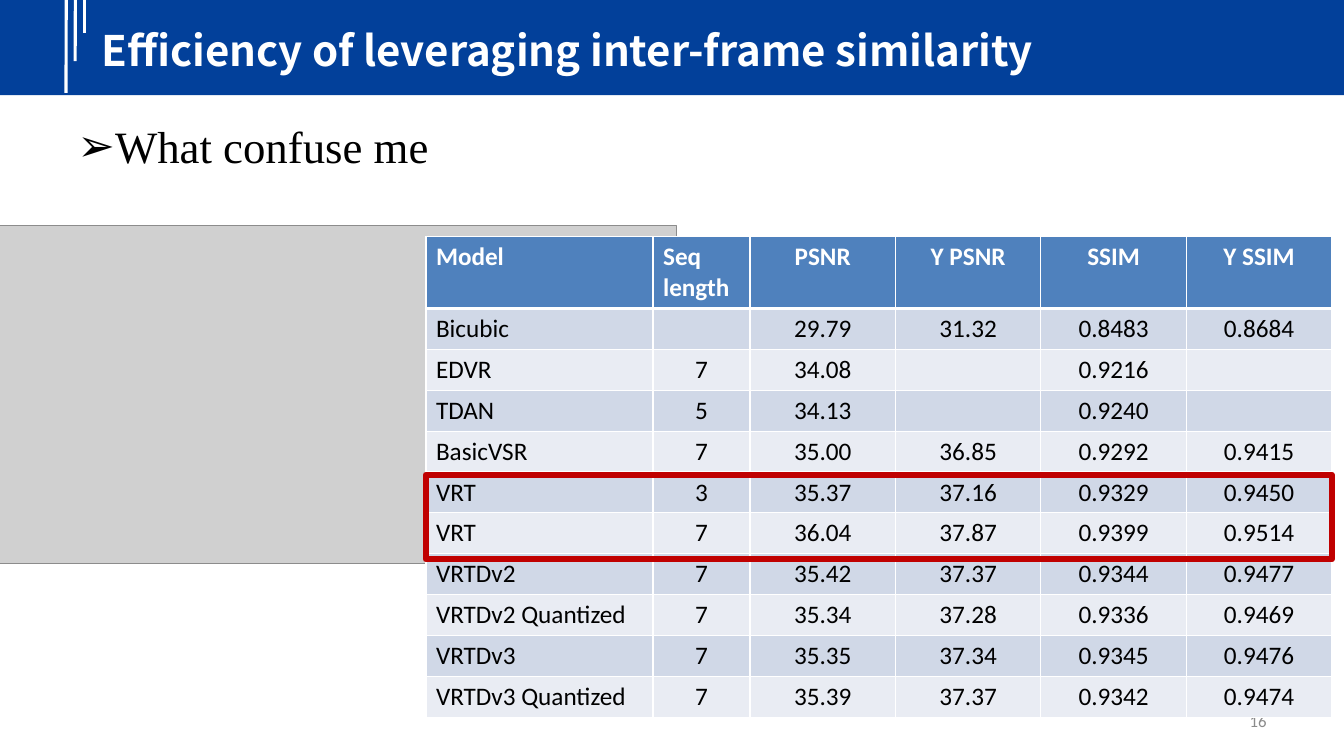
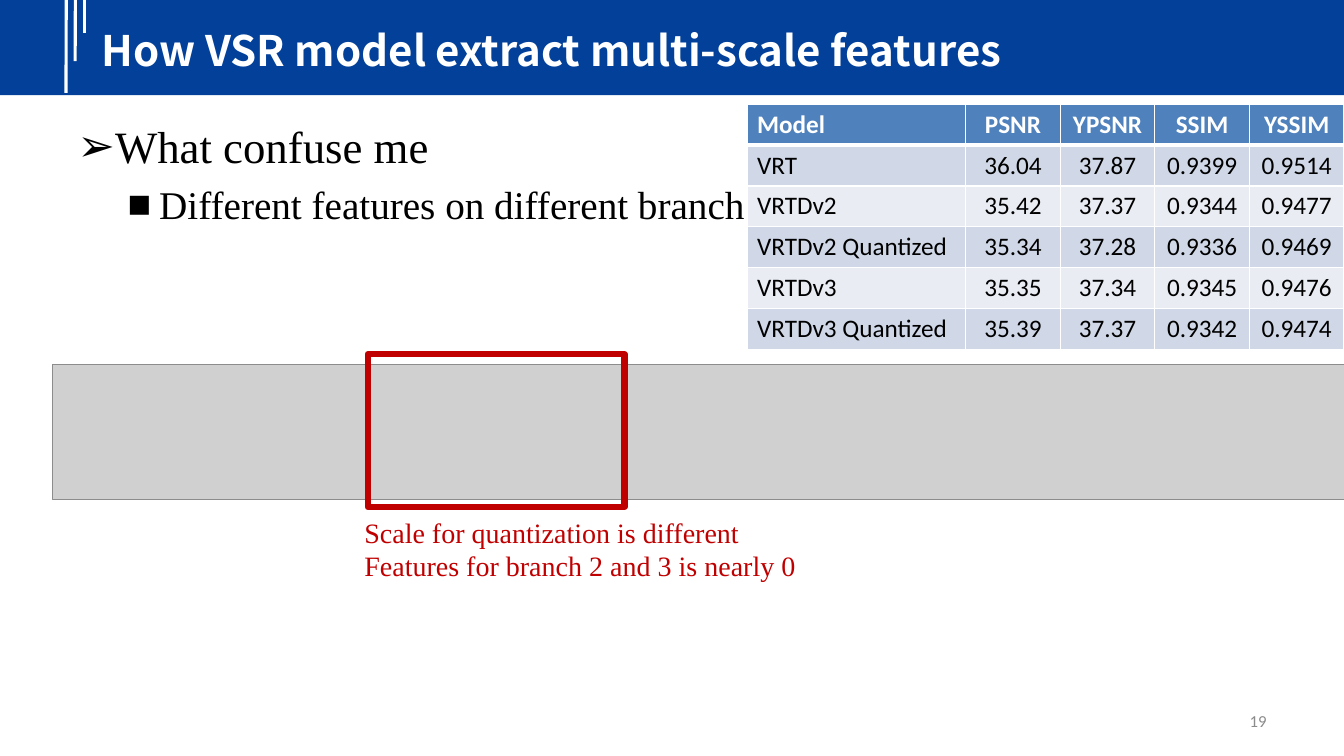
Before and after one commit to yindaheng98/Resume, a slide deck: slide 19 of Intro.pptx (slide 16 before the commit). Drawn at 1344x756 pixels with LibreOffice and Linux fonts; fonts in the diff are those of the drawing; grey boxes stand for pictures; background and template pictures are left out. Boxes give left, top, right and bottom in pixels: in the first picture for what was removed or moved away, otherwise in the second. Text is boxed around its words. In the diff, an @@ line names an element or a change of style, - is before the commit and + after.

Commit message:
save

```diff
--- a/Intro.pptx
+++ b/Intro.pptx
@@ title at (102, 32, 1001, 67): text changed @@
-Efficiency of leveraging inter-frame similarity
+How VSR model extract multi-scale features
@@ table at (747, 104, 1344, 349) @@
-Model | Seq length | PSNR | Y PSNR | SSIM | Y SSIM
-Bicubic |  | 29.79 | 31.32 | 0.8483 | 0.8684
-EDVR | 7 | 34.08 |  | 0.9216 | 
-TDAN | 5 | 34.13 |  | 0.9240 | 
-BasicVSR | 7 | 35.00 | 36.85 | 0.9292 | 0.9415
-VRT | 3 | 35.37 | 37.16 | 0.9329 | 0.9450
-VRT | 7 | 36.04 | 37.87 | 0.9399 | 0.9514
-VRTDv2 | 7 | 35.42 | 37.37 | 0.9344 | 0.9477
-VRTDv2 Quantized | 7 | 35.34 | 37.28 | 0.9336 | 0.9469
-VRTDv3 | 7 | 35.35 | 37.34 | 0.9345 | 0.9476
-VRTDv3 Quantized | 7 | 35.39 | 37.37 | 0.9342 | 0.9474
+Model | PSNR | YPSNR | SSIM | YSSIM
+VRT | 36.04 | 37.87 | 0.9399 | 0.9514
+VRTDv2 | 35.42 | 37.37 | 0.9344 | 0.9477
+VRTDv2 Quantized | 35.34 | 37.28 | 0.9336 | 0.9469
+VRTDv3 | 35.35 | 37.34 | 0.9345 | 0.9476
+VRTDv3 Quantized | 35.39 | 37.37 | 0.9342 | 0.9474
@@ table: place and size @@
-table at (426, 237, 1331, 717)
+table at (747, 104, 1344, 349)
@@ text at (159, 191, 744, 220): paragraph added @@
+  ■ Different features on different branch
@@ picture removed at (0, 226, 677, 564) @@
@@ rectangle added at (368, 354, 625, 507), outline #C00000 4.5 pt @@
@@ picture added at (53, 364, 1344, 499) @@
@@ rectangle removed at (426, 475, 1333, 560) @@
@@ text added at (364, 523, 795, 582), 20 pt, text #C00000 @@
+Scale for quantization is different
+Features for branch 2 and 3 is nearly 0
@@ page number at (1250, 716, 1267, 727): text changed @@
-16
+19
```
Also in this commit, not shown: 8 other slides changed, 5 slides added, 5 slides removed.
